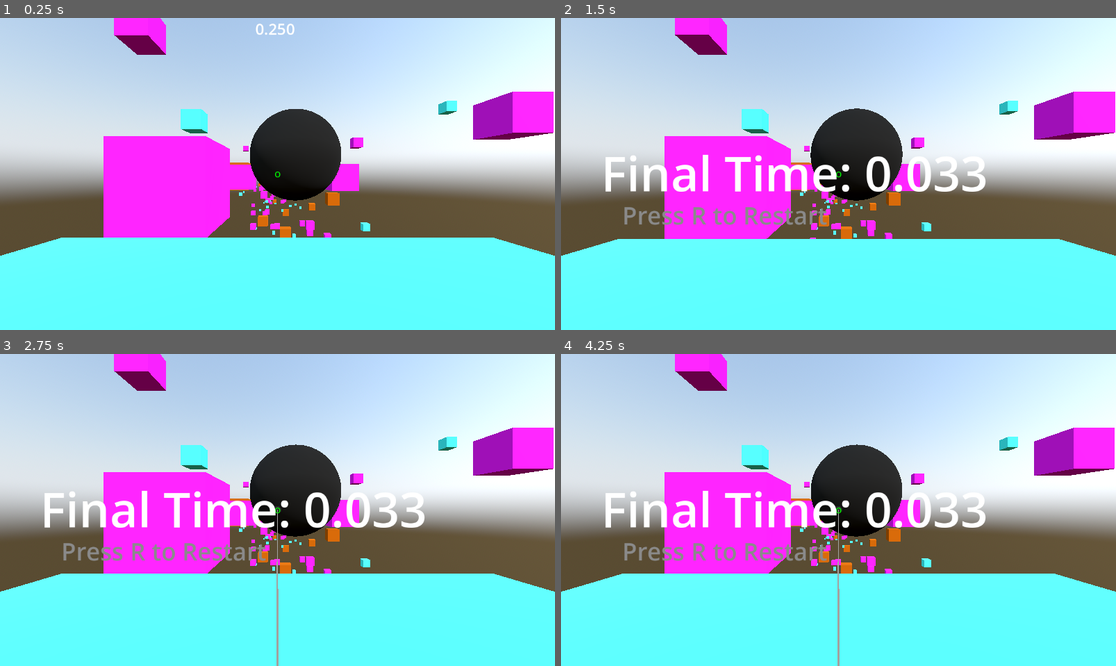
Above: before the commit, frames 1-4 (two rows, left to right).
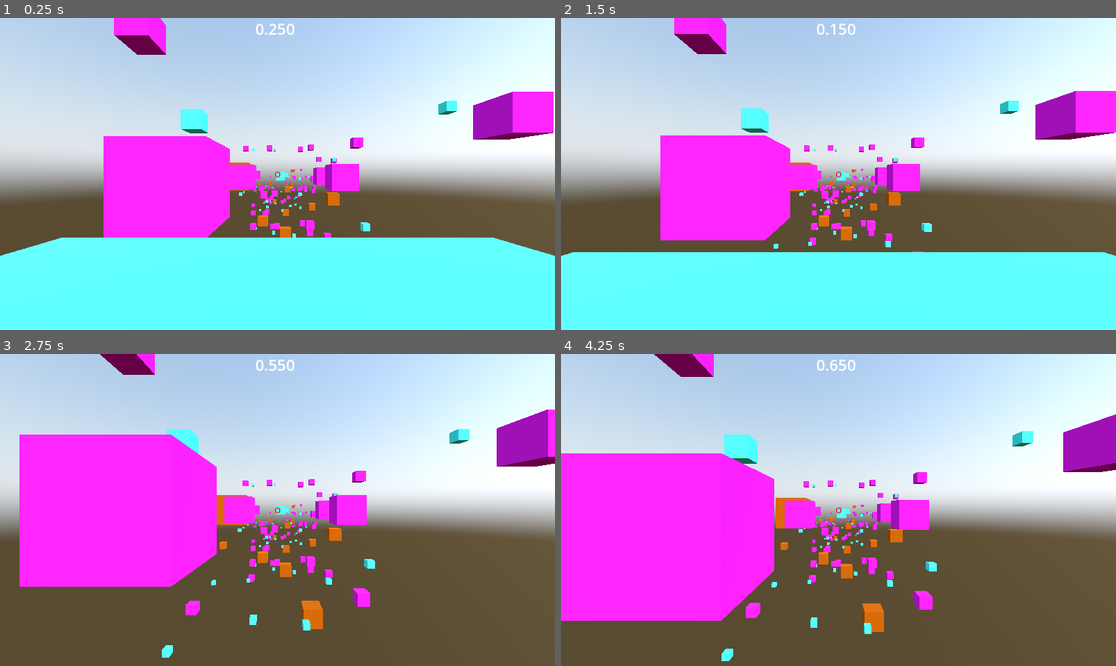
Above: after the commit, the same moments.

Repository: Ben-Bingham/GMTK-2025
Game: Godot game, scene res://main.tscn
Same seed, same stepped clock (60 frames per second), same inputs: the game is played once before the commit and once after it. Sound files missing from this copy of the repository are replaced by a short silence.
Inputs (mouse positions are in pixels of both pictures, inside the frame that each line leads up to):
- Up to frame 1 (0.25 s): no input
- Up to frame 2 (1.5 s): tap Enter at 0.5 s; move the mouse to (866, 174) at 0.52 s; press the mouse at (866, 174) at 0.53 s; hold W (move_forward) from 0.53 s (still down); tap Space (jump) at 0.77 s; tap R at 1.25 s; move the mouse to (810, 174) at 1.27 s; release the mouse at (810, 174) at 1.28 s; click (810, 174) at 1.35 s
- Up to frame 3 (2.75 s): keep holding W (move_forward); tap Space (jump) at 1.52 s; tap R at 2, 2.1 s; move the mouse to (288, 503) at 2.02 s; press the mouse at (288, 503) at 2.03 s
- Up to frame 4 (4.25 s): keep holding W (move_forward); tap R at 2.75, 3.5 s; move the mouse to (832, 516) at 2.77 s; release the mouse at (832, 516) at 2.78 s; click (832, 516) at 2.85 s; tap Space (jump) at 3.02, 3.77 s; move the mouse to (877, 513) at 3.52 s; press the mouse at (877, 513) at 3.53 s

The runs differ from the first frame. In frame 1, 3.8% of the frame differs, in the area x 45-62%, y 29-59%; in frame 2, 11%; in frame 3, 48%, in the area x 0-100%, y 0-100%; in frame 4, 48%.

Commit message:
Finished audio

Diff:
--- /dev/null
+++ b/hook_audio.gd
@@ -0,0 +1,9 @@
+extends AudioStreamPlayer3D
+
+@export var player : CharacterBody3D
+
+func startGrapple():
+	play();
+
+func _ready():
+	player.connect("start_grapple", startGrapple);
--- a/main.tscn
+++ b/main.tscn
@@ -8,8 +8,14 @@
 [ext_resource type="Script" uid="uid://b470ikmoni32l" path="res://timer.gd" id="5_5vw27"]
 [ext_resource type="PackedScene" uid="uid://cp7j7pvxr81fk" path="res://mediumBox.tscn" id="5_7mycd"]
 [ext_resource type="PackedScene" uid="uid://0nohxjpd1ve" path="res://largeBox.tscn" id="6_272bh"]
+[ext_resource type="AudioStream" uid="uid://dcbfcb8q0a2l7" path="res://Audio/hit.wav" id="6_efxa6"]
+[ext_resource type="Script" uid="uid://dnft4t0720ptq" path="res://hook_audio.gd" id="7_dg77c"]
+[ext_resource type="AudioStream" uid="uid://bwenny41t7xam" path="res://Audio/release.wav" id="8_w48qg"]
 [ext_resource type="AudioStream" uid="uid://cuf2afixbmek4" path="res://Audio/win.wav" id="9_kek77"]
+[ext_resource type="Script" uid="uid://bjhgjwi1kwnm" path="res://release_hook.gd" id="9_vivmo"]
 [ext_resource type="Script" uid="uid://cl0ldheent67p" path="res://finishAudio.gd" id="10_4c57u"]
+[ext_resource type="AudioStream" uid="uid://dndo3wg4xxp6d" path="res://Audio/Song.wav" id="10_vivmo"]
+[ext_resource type="Script" uid="uid://butklb7leb3pc" path="res://music.gd" id="11_2cqfq"]
 
 [sub_resource type="ImmediateMesh" id="ImmediateMesh_7mycd"]
 
@@ -95,12 +101,28 @@
 [node name="CollisionShape3D" type="CollisionShape3D" parent="Player"]
 shape = SubResource("CapsuleShape3D_7dm0k")
 
-[node name="AudioStreamPlayer3D" type="AudioStreamPlayer3D" parent="Player" node_paths=PackedStringArray("player")]
+[node name="WinAudio" type="AudioStreamPlayer3D" parent="Player" node_paths=PackedStringArray("player")]
 transform = Transform3D(-4.37114e-08, 0, 1, 0, 1, 0, -1, 0, -4.37114e-08, 3.84548, 4.53546, -45.8711)
 stream = ExtResource("9_kek77")
 volume_db = 15.0
 script = ExtResource("10_4c57u")
 player = NodePath("..")
+
+[node name="HitHook" type="AudioStreamPlayer3D" parent="Player" node_paths=PackedStringArray("player")]
+stream = ExtResource("6_efxa6")
+script = ExtResource("7_dg77c")
+player = NodePath("..")
+
+[node name="ReleaseHook" type="AudioStreamPlayer3D" parent="Player" node_paths=PackedStringArray("player")]
+stream = ExtResource("8_w48qg")
+script = ExtResource("9_vivmo")
+player = NodePath("..")
+
+[node name="Music" type="AudioStreamPlayer3D" parent="Player"]
+stream = ExtResource("10_vivmo")
+volume_db = -40.32
+autoplay = true
+script = ExtResource("11_2cqfq")
 
 [node name="CanvasLayer" type="CanvasLayer" parent="."]
 follow_viewport_enabled = true
@@ -616,7 +638,7 @@
 transform = Transform3D(1, 0, 0, 0, 1, 0, 0, 0, 1, 0, -3.8464, 0)
 
 [node name="Finish Line" type="StaticBody3D" parent="Level"]
-transform = Transform3D(1, 0, 0, 0, 1, 0, 0, 0, 1, 45.8711, 6.76935, 3.84548)
+transform = Transform3D(1, 0, 0, 0, 1, 0, 0, 0, 1, 2424.35, -36.6014, 43.3821)
 
 [node name="CollisionShape3D" type="CollisionShape3D" parent="Level/Finish Line"]
 shape = SubResource("SphereShape3D_272bh")
@@ -627,3 +649,5 @@
 
 [node name="WorldEnvironment" type="WorldEnvironment" parent="."]
 environment = SubResource("Environment_4c57u")
+
+[connection signal="finished" from="Player/Music" to="Player/Music" method="_on_finished"]
--- /dev/null
+++ b/music.gd
@@ -0,0 +1,4 @@
+extends AudioStreamPlayer3D
+
+func _on_finished() -> void:
+	play();
--- a/player.gd
+++ b/player.gd
@@ -20,7 +20,7 @@
 
 var grapplePoint = Vector3();
 var arcDistance = 0.0;
-var initRight = Vector3();
+var initialForward = Vector3();
 
 var lastVelocity = velocity;
 
@@ -63,6 +63,8 @@
 				grapplePoint = rayCast.get_collision_point();
 				state = State.GRAPPLING;
 				start_grapple.emit();
+				initialForward = forward;
+				arcDistance = (grapplePoint - global_position).length();
 
 			if rayCast.is_colliding():
 				can_swing.emit();
@@ -81,10 +83,13 @@
 		State.RUNNING:
 			if !Input.get_vector("move_left", "move_right", "move_backward", "move_forward"):
 				state = State.IDLE;
+
 			if Input.is_action_pressed("grapple") && rayCast.is_colliding():
 				grapplePoint = rayCast.get_collision_point();
 				state = State.GRAPPLING;
 				start_grapple.emit();
+				initialForward = forward;
+				arcDistance = (grapplePoint - global_position).length();
 
 			if rayCast.is_colliding():
 				can_swing.emit();
@@ -115,6 +120,8 @@
 				grapplePoint = rayCast.get_collision_point();
 				state = State.GRAPPLING;
 				start_grapple.emit();
+				initialForward = forward;
+				arcDistance = (grapplePoint - global_position).length();
 
 			if rayCast.is_colliding():
 				can_swing.emit();
@@ -134,13 +141,8 @@
 			velocity.y = vy;
 
 		State.GRAPPLING:
-			if arcDistance == 0.0:
-				arcDistance = (grapplePoint - global_position).length();
-			if initRight == Vector3():
-				initRight = forward;
-
 			var targetPos = (grapplePoint - global_position).normalized();
-			var directionOfTravel = initRight.cross(targetPos);
+			var directionOfTravel = initialForward.cross(targetPos);
 
 			if (grapplePoint - finishSphere.global_position).length() < 11.0 && !hasWon:
 				finish.emit();
@@ -166,8 +168,6 @@
 			if Input.is_action_just_released("grapple"):
 				state = State.FALLING;
 				stop_grapple.emit();
-				arcDistance = 0.0;
-				initRight = Vector3();
 
 	lastVelocity = velocity
 	move_and_slide();
--- /dev/null
+++ b/release_hook.gd
@@ -0,0 +1,9 @@
+extends AudioStreamPlayer3D
+
+@export var player : CharacterBody3D
+
+func endGrapple():
+	play();
+
+func _ready():
+	player.connect("stop_grapple", endGrapple);
--- /dev/null
+++ b/wind.gd
@@ -0,0 +1,27 @@
+extends AudioStreamPlayer3D
+
+@export var player : CharacterBody3D
+@export var playerScript : GDScript;
+
+var tweeningDown = false;
+
+func doneTweenDown():
+	tweeningDown = false;
+
+func _process(dt):
+	match player.state:
+		playerScript.State.FALLING:
+			if !playing:
+				var tween = get_tree().create_tween()
+				tween.tween_property(self, "volume_db", 100000, 1.0);
+				play()
+				print("Play")
+
+			volume_db = player.velocity.length() / 20.0;
+		_:
+			#print("no fall")
+			if !tweeningDown:
+				var tween = get_tree().create_tween()
+				tween.tween_property(self, "volume_db", -10000, 0.5);
+				tween.tween_callback(doneTweenDown);
+				tweeningDown = true;
Not shown, added: Audio/release.wav.import
Not shown, added: hook_audio.gd.uid
Not shown: 1 places in main.tscn that only renumber resources
Not shown, added: music.gd.uid
Not shown, added: release_hook.gd.uid
Not shown, added: wind.gd.uid
Not shown, changed: Audio/hit.wav
Not shown, added: Audio/release.wav
